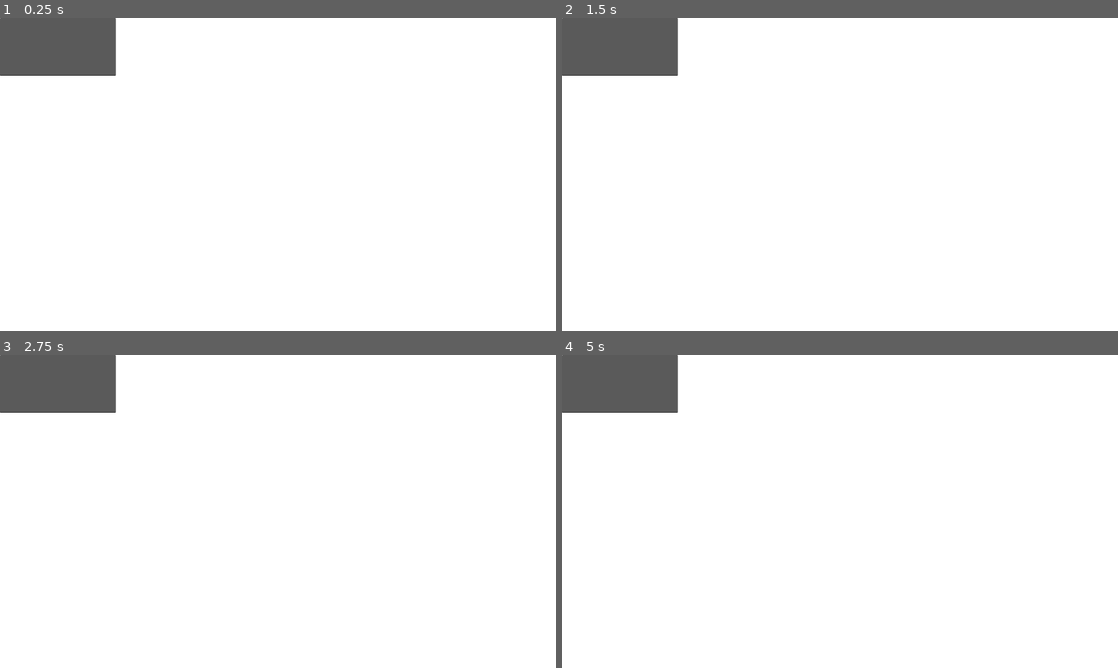
Above: before the commit, frames 1-4 (two rows, left to right).
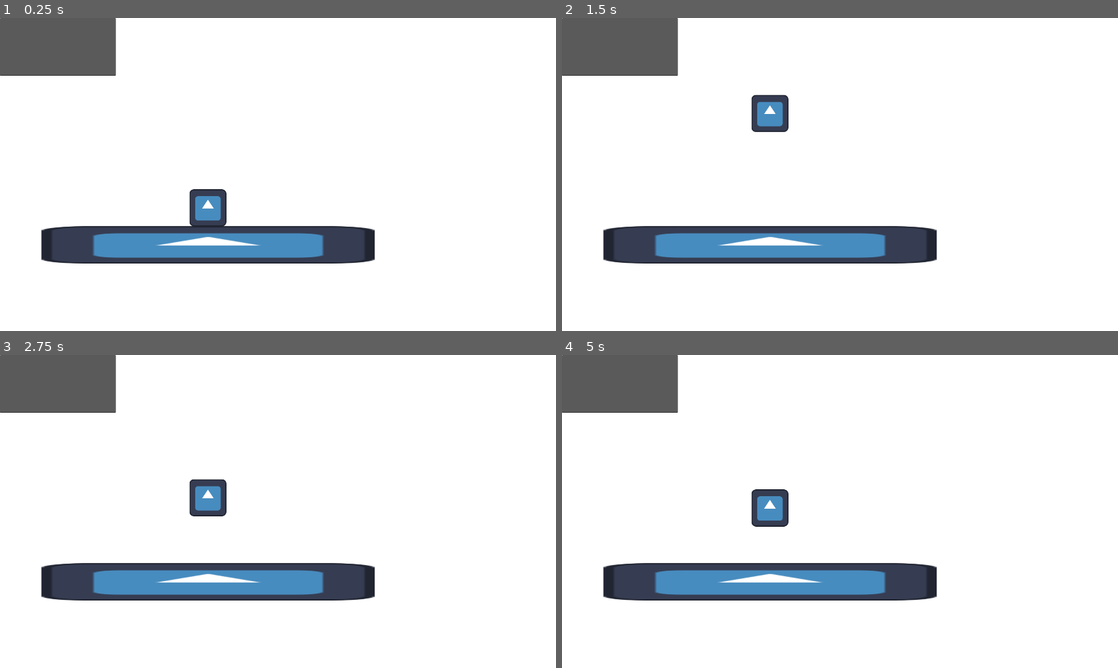
Above: after the commit, the same moments.

Repository: ricargoes/green-dusk
Game: Godot game, scene res://scenes/game.tscn
The game is run twice, just before and just after one commit, with the same random seed, the same clock (stepped at 60 frames per second) and the same inputs. The engine's default icon, where the game draws it, is replaced by a stand-in: a white triangle on a blue panel in a dark square.
Inputs:
- Up to frame 1 (0.25 s): no input
- Up to frame 2 (1.5 s): tap Enter at 0.5 s; hold Space (jump, bound only after the commit) 0.53-1.28 s; tap Space (jump, bound only after the commit) at 1.35 s
- Up to frame 3 (2.75 s): tap Space (jump, bound only after the commit) at 1.52, 1.82 s; hold Space (jump, bound only after the commit) from 2.03 s (still down)
- Up to frame 4 (5 s): release Space (jump, bound only after the commit) at 2.78 s; tap Space (jump, bound only after the commit) at 2.85, 3.02, 3.32, 4.35, 4.52, 4.82 s; hold Space (jump, bound only after the commit) 3.53-4.28 s

The runs differ from the first frame. In frame 1, 7.6% of the frame differs, in the area x 7-68%, y 54-79%; in frame 2, 7.7%, in the area x 7-68%, y 24-79%; in frame 3, 7.6%; in frame 4, 7.7%.

Commit message:
jump!

Diff:
--- a/project.godot
+++ b/project.godot
@@ -29,6 +29,14 @@
 
 enabled=PackedStringArray("res://addons/on_screen_terminal/plugin.cfg")
 
+[input]
+
+jump={
+"deadzone": 0.5,
+"events": [Object(InputEventKey,"resource_local_to_scene":false,"resource_name":"","device":-1,"window_id":0,"alt_pressed":false,"shift_pressed":false,"ctrl_pressed":false,"meta_pressed":false,"pressed":false,"keycode":0,"physical_keycode":32,"key_label":0,"unicode":32,"echo":false,"script":null)
+]
+}
+
 [on_screen_terminal]
 
 size=Vector2(400, 200)
--- a/scenes/game.tscn
+++ b/scenes/game.tscn
@@ -1,3 +1,25 @@
-[gd_scene format=3 uid="uid://dwl37y77358r2"]
+[gd_scene load_steps=5 format=3 uid="uid://dwl37y77358r2"]
+
+[ext_resource type="PackedScene" uid="uid://f31q7ameb6hm" path="res://scenes/hero.tscn" id="1_2n3he"]
+[ext_resource type="Texture2D" uid="uid://5rou5wm7frds" path="res://resources/icon.svg" id="1_hu7ex"]
+[ext_resource type="Script" path="res://scenes/hero.gd" id="2_t1i25"]
+
+[sub_resource type="RectangleShape2D" id="RectangleShape2D_y7e0y"]
+size = Vector2(127.778, 128)
 
 [node name="Game" type="Node2D"]
+
+[node name="Hero" parent="." instance=ExtResource("1_2n3he")]
+position = Vector2(718, 641)
+script = ExtResource("2_t1i25")
+
+[node name="StaticBody2D" type="StaticBody2D" parent="."]
+position = Vector2(719, 783)
+scale = Vector2(9, 1)
+metadata/_edit_group_ = true
+
+[node name="Sprite2D" type="Sprite2D" parent="StaticBody2D"]
+texture = ExtResource("1_hu7ex")
+
+[node name="CollisionShape2D" type="CollisionShape2D" parent="StaticBody2D"]
+shape = SubResource("RectangleShape2D_y7e0y")
--- /dev/null
+++ b/scenes/hero.gd
@@ -0,0 +1,20 @@
+extends CharacterBody2D
+
+const JUMP_FORCE = 3000
+const GRAVITY: float = 980.0
+const MAX_JUMP_ENERGY: float = 0.3
+
+var jump_energy: float = 0.0
+
+func _process(delta: float) -> void:
+
+	if is_on_floor():
+		jump_energy = MAX_JUMP_ENERGY
+	else:
+		jump_energy -= delta
+		velocity.y += delta*GRAVITY
+
+	if Input.is_action_pressed("jump") and jump_energy > 0:
+		velocity.y -= delta*JUMP_FORCE
+
+	move_and_slide()
--- /dev/null
+++ b/scenes/hero.tscn
@@ -0,0 +1,15 @@
+[gd_scene load_steps=3 format=3 uid="uid://f31q7ameb6hm"]
+
+[ext_resource type="Texture2D" uid="uid://5rou5wm7frds" path="res://resources/icon.svg" id="1_06r7y"]
+
+[sub_resource type="RectangleShape2D" id="RectangleShape2D_ihnas"]
+size = Vector2(128, 128)
+
+[node name="Hero" type="CharacterBody2D"]
+floor_stop_on_slope = false
+
+[node name="Sprite2D" type="Sprite2D" parent="."]
+texture = ExtResource("1_06r7y")
+
+[node name="CollisionShape2D" type="CollisionShape2D" parent="."]
+shape = SubResource("RectangleShape2D_ihnas")
